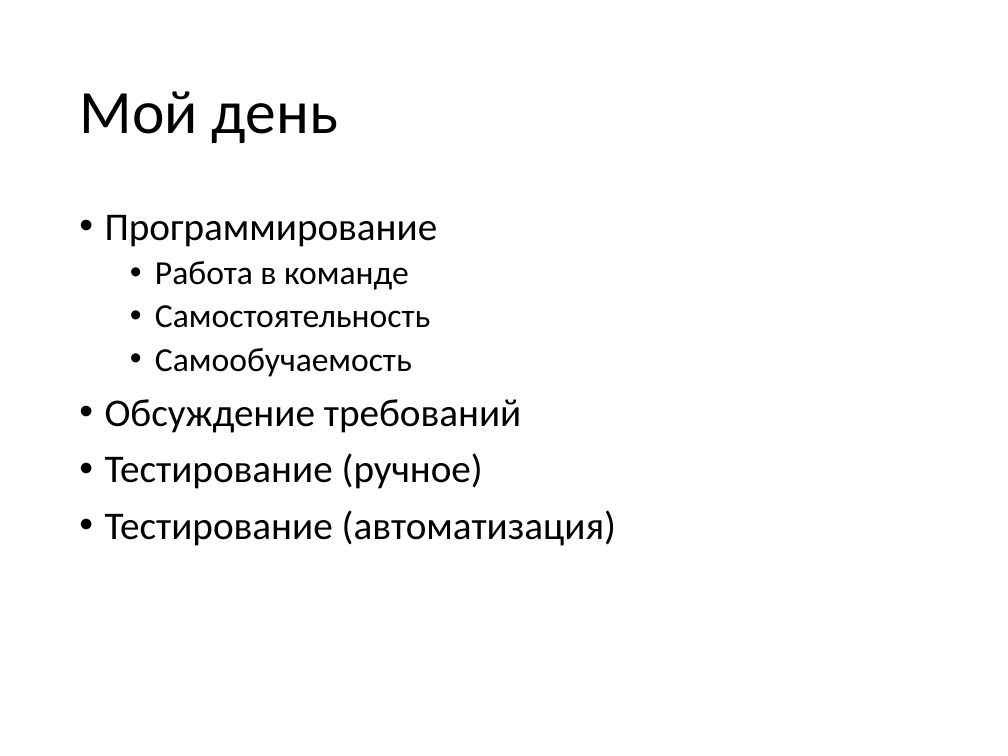
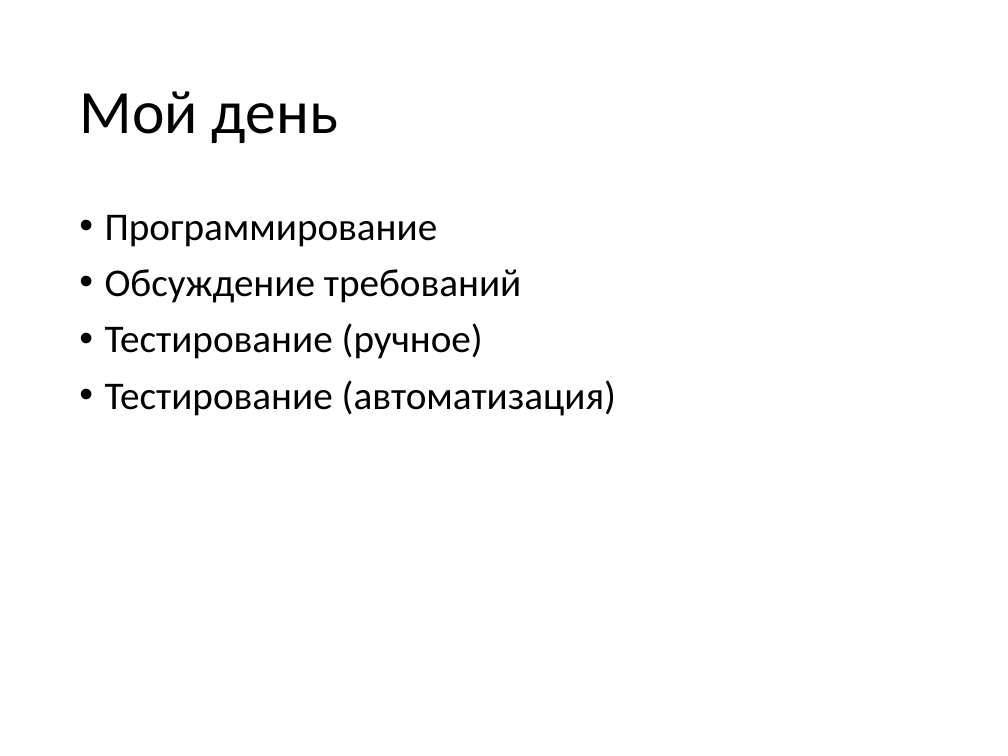
Before and after one commit to vitali-kviatkouski/personal, a slide deck: slide 10 of epamkids/EPAMKids.pptx (slide 9 before the commit). Drawn at 1008x756 pixels with LibreOffice and Linux fonts; fonts in the diff are those of the drawing. Boxes give left, top, right and bottom in pixels: in the first picture for what was removed or moved away, otherwise in the second. Text is boxed around its words. In the diff, an @@ line names an element or a change of style, - is before the commit and + after.

```diff
--- a/epamkids/EPAMKids.pptx
+++ b/epamkids/EPAMKids.pptx
@@ text at [155,261,430,377]: paragraphs removed @@
-  • Работа в команде
-  • Самостоятельность
-  • Самообучаемость
```
Also in this commit, not shown: 2 other slides changed, 19 slides added, 1 slide removed.
